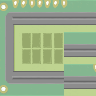
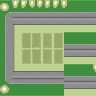
Revision of a layered 96x96 image; what changed, layer by layer:
painted on "Lödecke_start" over [0, 0, 96, 96]
painted on "Lödecke_ende" over [0, 0, 96, 96]
painted on "Rand_Lödecken" over [0, 0, 96, 64]
painted on "Mitte_unten" over [0, 64, 96, 96]
painted on "Mittelteil_oben" over [0, 0, 96, 96]
painted on "Ecke_links_unten" over [0, 0, 96, 96]
painted on "Ecke_links_oben" over [0, 0, 96, 96]
painted on "Rand_links" over [0, 0, 96, 96]
